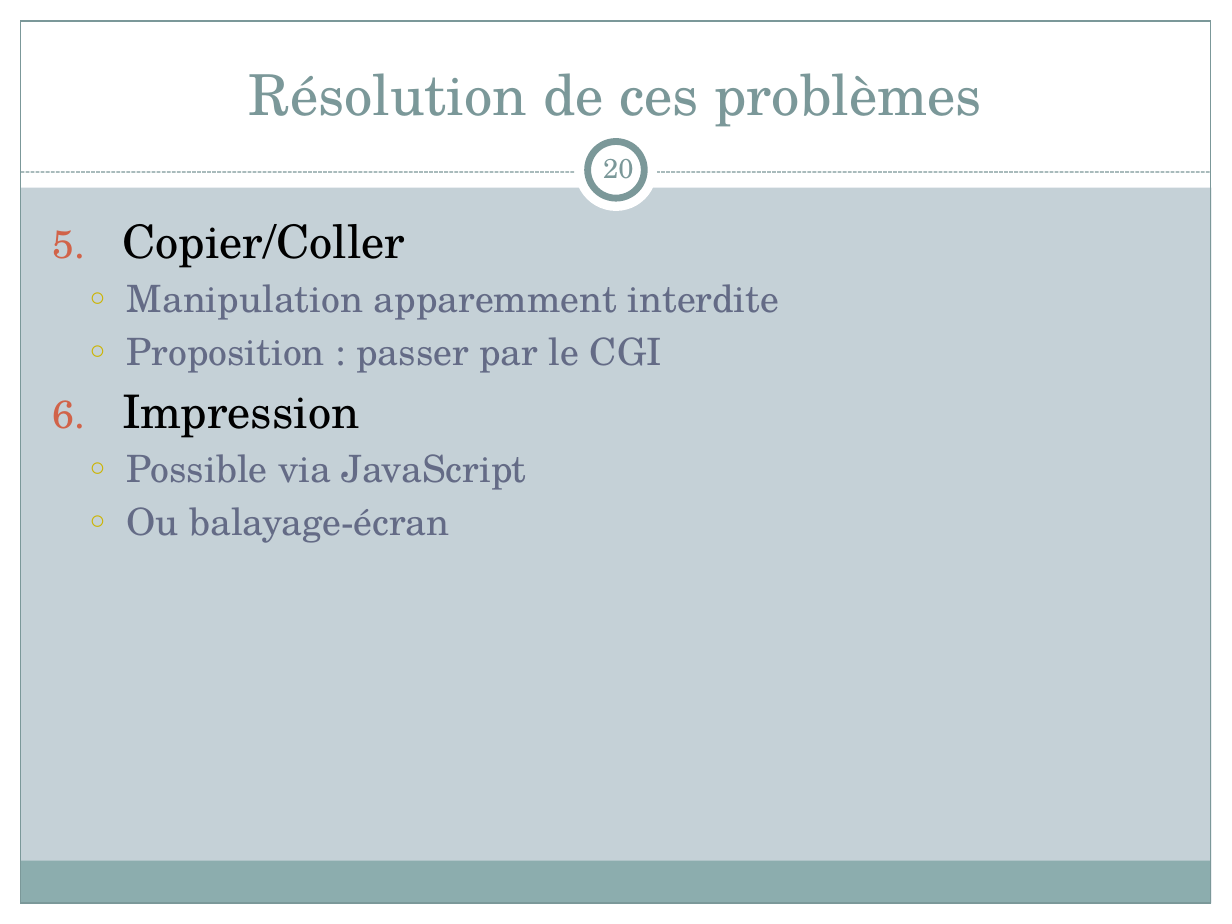
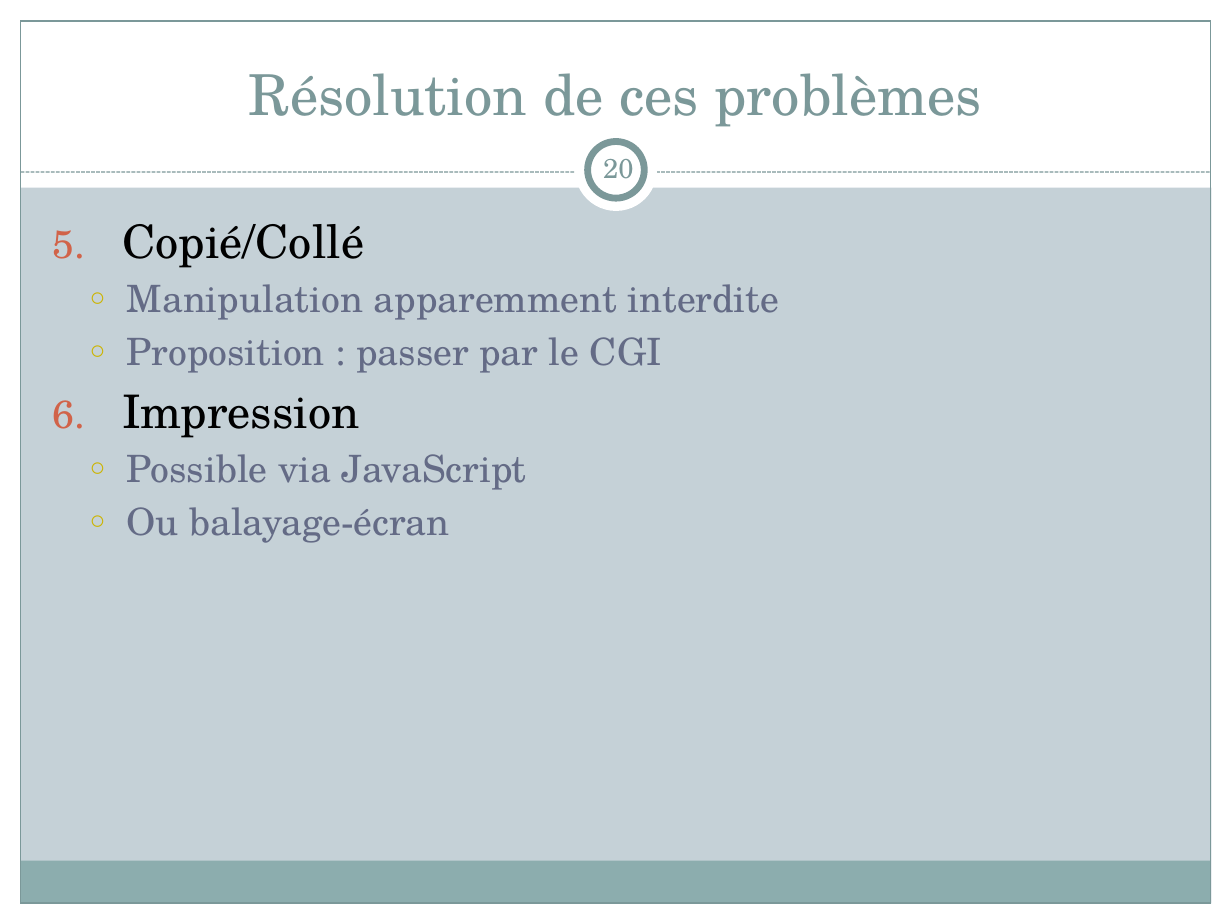
Before and after one commit to nicolasrn/pjtsyntshnr, a slide deck: slide 20 of wiki/HandiFox.pptx. Drawn at 1232x924 pixels with LibreOffice and Linux fonts; fonts in the diff are those of the drawing. Boxes give left, top, right and bottom in pixels: in the first picture for what was removed or moved away, otherwise in the second. Text is boxed around its words. In the diff, an @@ line names an element or a change of style, - is before the commit and + after.

```diff
--- a/wiki/HandiFox.pptx
+++ b/wiki/HandiFox.pptx
@@ text at <box>122,224,364,268</box>: text changed @@
-5. Copier/Coller
+5. Copié/Collé
```
Also in this commit, not shown: 6 other slides changed, 1 slide added.
